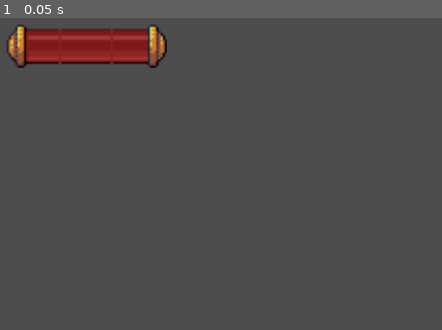
Above: before the commit, frame 1.
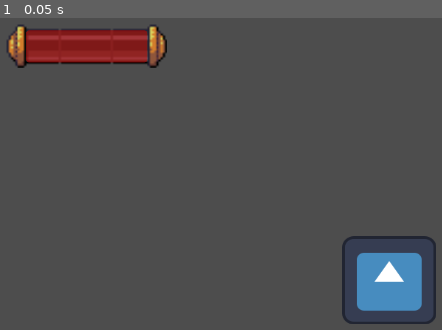
Above: after the commit, the same moment.

Repository: VictoriaPugach/godot-lessons
Game: Godot game, scene res://my_game.tscn
Same seed, same stepped clock (60 frames per second), same inputs: the game is played once before the commit and once after it. The engine's default icon, where the game draws it, is replaced by a stand-in: a white triangle on a blue panel in a dark square.
Inputs:
- Up to frame 1 (0.05 s): no input

The runs differ from the first frame. In frame 1, 3.4% of the frame differs, in the area x 77-99%, y 69-99%.

Commit message:
Added an enemy...

Diff:
--- a/lesson_2_basic_mechanics/gui.gd
+++ b/lesson_2_basic_mechanics/gui.gd
@@ -3,9 +3,9 @@
 
 # Called when the node enters the scene tree for the first time.
 func _ready() -> void:
-	pass # Replace with function body.
+	$hp_bar.max_value = get_node("../Player").health
 
 
 # Called every frame. 'delta' is the elapsed time since the previous frame.
 func _process(delta: float) -> void:
-	pass
+	$hp_bar.value = get_node("../Player").health
--- a/lesson_2_basic_mechanics/my_game.tscn
+++ b/lesson_2_basic_mechanics/my_game.tscn
@@ -1,7 +1,8 @@
-[gd_scene load_steps=9 format=3 uid="uid://cmooe8pxxfvu7"]
+[gd_scene load_steps=11 format=3 uid="uid://cmooe8pxxfvu7"]
 
 [ext_resource type="Texture2D" uid="uid://gslo8f86m6pu" path="res://gui.png" id="1_aywpp"]
 [ext_resource type="Script" path="res://gui.gd" id="1_esj0l"]
+[ext_resource type="Texture2D" uid="uid://du0dmdqkjlils" path="res://icon.svg" id="3_dncqx"]
 
 [sub_resource type="CanvasItemMaterial" id="CanvasItemMaterial_0wklb"]
 
@@ -19,6 +20,7 @@
 
 const SPEED = 300.0
 const JUMP_VELOCITY = -400.0
+const health = 100
 
 
 func _physics_process(delta: float) -> void:
@@ -44,6 +46,9 @@
 [sub_resource type="CapsuleShape2D" id="CapsuleShape2D_gen6y"]
 radius = 0.283213
 height = 1.35878
+
+[sub_resource type="RectangleShape2D" id="RectangleShape2D_7efng"]
+size = Vector2(1.17576, 1.19353)
 
 [node name="MyGame" type="Node2D"]
 position = Vector2(-5.00024, 149)
@@ -82,9 +87,22 @@
 shape = SubResource("RectangleShape2D_6n1ga")
 debug_color = Color(0.305882, 0.466667, 0.364706, 0.972549)
 
-[node name="CharacterBody2D" type="CharacterBody2D" parent="."]
+[node name="Player" type="CharacterBody2D" parent="."]
 script = SubResource("GDScript_acvq3")
 
-[node name="CollisionShape2D" type="CollisionShape2D" parent="CharacterBody2D"]
+[node name="CollisionShape2D" type="CollisionShape2D" parent="Player"]
 position = Vector2(2.21421, 1.85456)
 shape = SubResource("CapsuleShape2D_gen6y")
+
+[node name="Area2D" type="Area2D" parent="."]
+position = Vector2(5.56986, 2.6533)
+
+[node name="CollisionShape2D" type="CollisionShape2D" parent="Area2D"]
+position = Vector2(-0.497768, -0.257067)
+scale = Vector2(1, 1)
+shape = SubResource("RectangleShape2D_7efng")
+
+[node name="Sprite2D" type="Sprite2D" parent="Area2D"]
+position = Vector2(-0.506351, -0.275429)
+scale = Vector2(0.00910653, 0.00910653)
+texture = ExtResource("3_dncqx")
